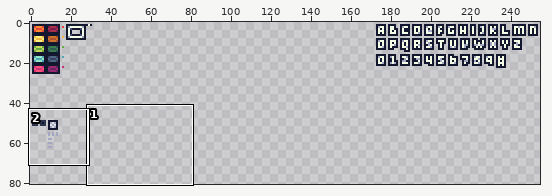
Two states of a pixel-art file, res/spr.aseprite. Above: a wide view before the commit, with the close-up outlined.
Close-up. First the earlier version:
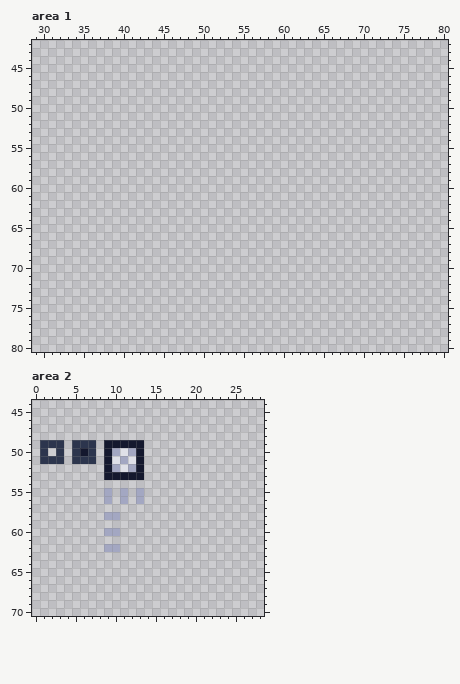
255x255 pixels, 1 frame. Shown: area 1: x 29..80, y 42..80; area 2: x 0..28, y 44..70. The wide view leaves out empty margins.
And afterwards:
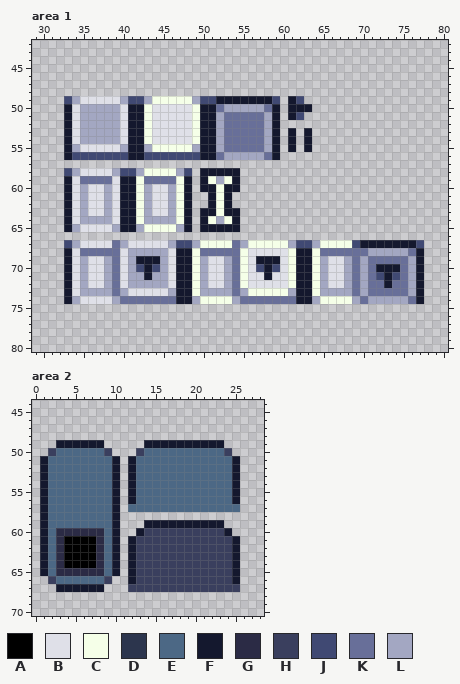
Palette (. is transparent): A #000000  B #dfe0e8  C #f5ffe8  D #2c354d  E #4c6885  F #14182e  G #2b2b45  H #3a3f5e  J #404973  K #686f99  L #a3a7c2
The exact change:
--- area 1
@@ x 29..80 @@
 48 ....................................................
-49 ....................................................
-50 ....................................................
-51 ....................................................
-52 ....................................................
-53 ....................................................
-54 ....................................................
-55 ....................................................
-56 ....................................................
+49 ....JLBBBBBLJJLCCCCCLJJFFFFFFFJ.FJ..................
+50 ....FBLLLLLBFFCBBBBBCFFKLLLLLKF.FFF.................
+51 ....FBLLLLLBFFCBBBBBCFFLKKKKKLF.FJ..................
+52 ....FBLLLLLBFFCBBBBBCFFLKKKKKLF.....................
+53 ....FBLLLLLBFFCBBBBBCFFLKKKKKLF.F.F.................
+54 ....FBLLLLLBFFCBBBBBCFFLKKKKKLF.F.F.................
+55 ....FLBBBBBLFFLCCCCCLFFLKKKKKLF.F.F.................
+56 ....FJJJJJJJFFJJJJJJJFFKLLLLLKF.....................
 57 ....................................................
-58 ....................................................
-59 ....................................................
-60 ....................................................
-61 ....................................................
-62 ....................................................
-63 ....................................................
-64 ....................................................
-65 ....................................................
+58 ....JLBBBBLJJLCCCCLJ.FFFFF..........................
+59 ....FBKKKKBFFCKKKKCF.FCLCF..........................
+60 ....FBLBBLBFFCLBBLCF.FFCFF..........................
+61 ....FBLBBLBFFCLBBLCF..FCF...........................
+62 ....FBLBBLBFFCLBBLCF..FCF...........................
+63 ....FBLBBLBFFCLBBLCF.FFCFF..........................
+64 ....FBLLLLBFFCLLLLCF.FCLCF..........................
+65 ....FLBBBBLFFLCCCCLF.FFFFF..........................
 66 ....................................................
-67 ....................................................
-68 ....................................................
-69 ....................................................
-70 ....................................................
-71 ....................................................
-72 ....................................................
-73 ....................................................
-74 ....................................................
+67 ....JLBBBBKLBBBBBLJJLCCCCKLCCCCCLJJLCCCCJFFFFFFFJ...
+68 ....FBKKKKKBLLLLLBFFCKKKKKCBBBBBCFFCKKKKKKLLLLLKF...
+69 ....FBLBBLKBLFFFLBFFCLBBLKCBFFFBCFFCLBBLKLKKKKKLF...
+70 ....FBLBBLKBLJFJLBFFCLBBLKCBJFJBCFFCLBBLKLKFFFKLF...
+71 ....FBLBBLKBLLFLLBFFCLBBLKCBBFBBCFFCLBBLKLKJFJKLF...
+72 ....FBLBBLKBLLLLLBFFCLBBLKCBBBBBCFFCLBBLKLKKFKKLF...
+73 ....FBLLLLKLBBBBBLFFCLLLLKLCCCCCLFFCLLLLKLKKKKKLF...
+74 ....FLBBBBLKKKKKKKFFLCCCCLKKKKKKKFFLCCCCLKLLLLLKF...
 75 ....................................................
--- area 2
@@ x 0..28 @@
 48 .............................
-49 .DDD.DDD.FFFFF...............
-50 .D.D.DFD.FLBLF...............
-51 .DDD.DDD.FBLBF...............
-52 .........FLBLF...............
-53 .........FFFFF...............
-54 .............................
-55 .........L.L.L...............
-56 .........L.L.L...............
-57 .............................
-58 .........LL..................
-59 .............................
-60 .........LL..................
-61 .............................
-62 .........LL..................
-63 .............................
-64 .............................
-65 .............................
-66 .............................
-67 .............................
+49 ...FFFFFF.....FFFFFFFFFF.....
+50 ..HEEEEEEH...HEEEEEEEEEEH....
+51 .FEEEEEEEEF.FEEEEEEEEEEEEF...
+52 .FEEEEEEEEF.FEEEEEEEEEEEEF...
+53 .FEEEEEEEEF.FEEEEEEEEEEEEF...
+54 .FEEEEEEEEF.FEEEEEEEEEEEEF...
+55 .FEEEEEEEEF.FEEEEEEEEEEEEF...
+56 .FEEEEEEEEF.FEEEEEEEEEEEEF...
+57 .FEEEEEEEEF.EEEEEEEEEEEEEE...
+58 .FEEEEEEEEF..................
+59 .FEEEEEEEEF...FFFFFFFFFF.....
+60 .FEGGGGGGEF..FHHHHHHHHHHF....
+61 .FEGAAAAGEF.FHHHHHHHHHHHHF...
+62 .FEGAAAAGEF.FHHHHHHHHHHHHF...
+63 .FEGAAAAGEF.FHHHHHHHHHHHHF...
+64 .FEGAAAAGEF.FHHHHHHHHHHHHF...
+65 .FEGGGGGGEF.FHHHHHHHHHHHHF...
+66 ..HEEEEEEH..FHHHHHHHHHHHHF...
+67 ...FFFFFF...HHHHHHHHHHHHHH...
 68 .............................
